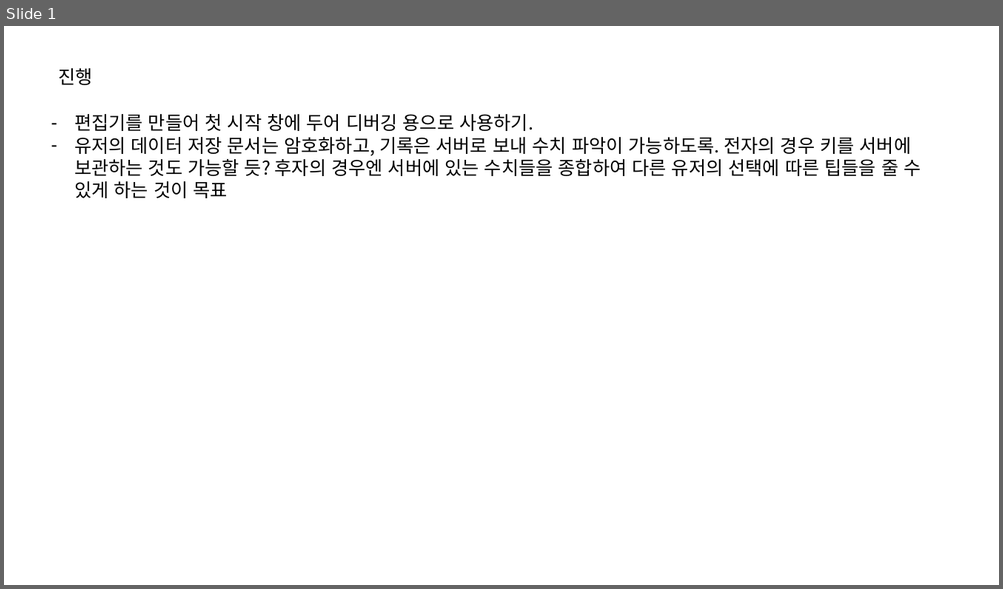
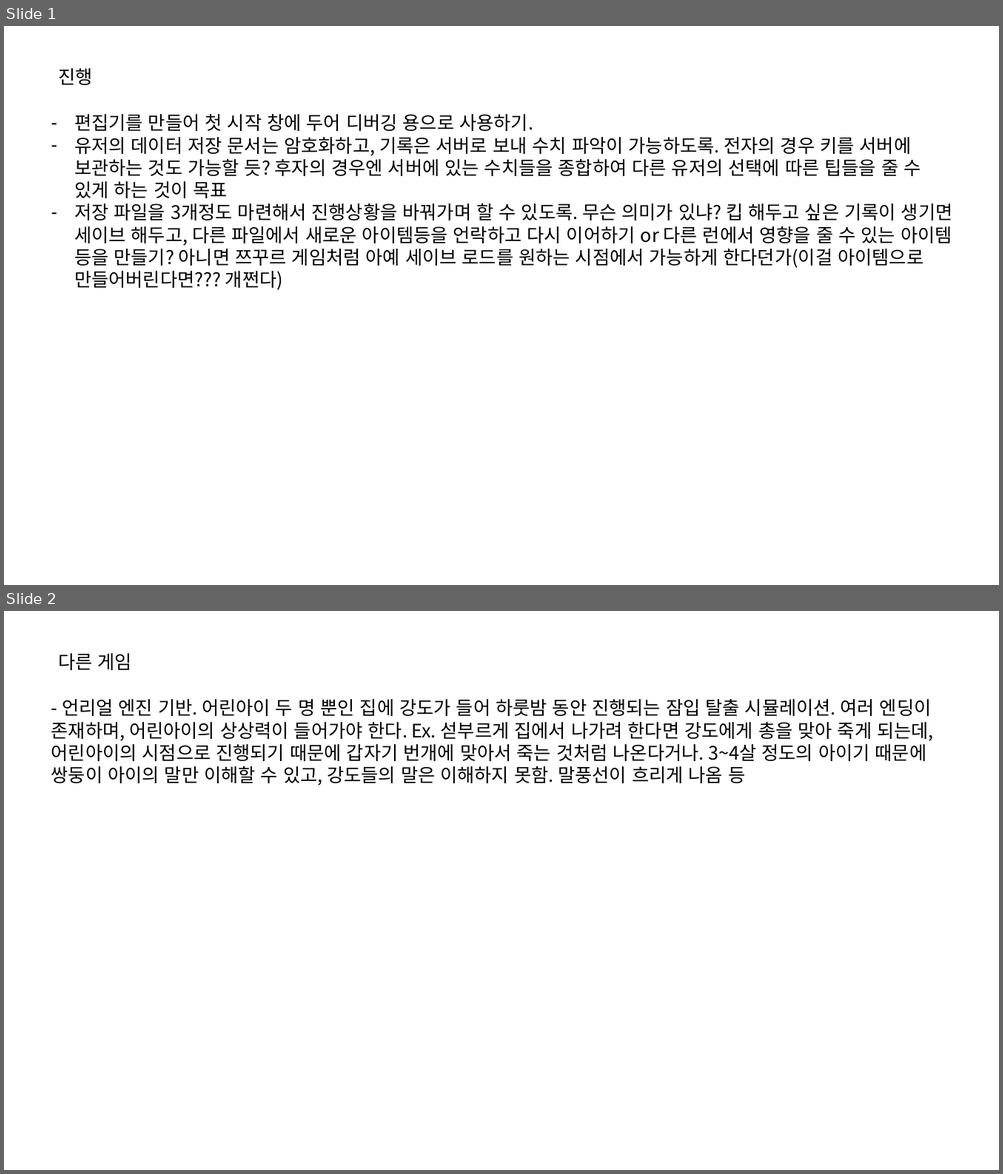
Before and after one commit to IdfKLeh/capstone, a slide deck: 아이디어.pptx. Shown one above the other, each under a label of ours: slide 1 before the commit, slides 1 and 2 after it. The pictures are 1003x589 and 1003x1174 pixels, drawn with LibreOffice and Linux fonts; fonts in the diff are those of the drawing. Boxes give left, top, right and bottom in pixels: in the first picture for what was removed or moved away, otherwise in the second. Text is boxed around its words. In the diff, an @@ line names an element or a change of style, - is before the commit and + after.

Commit message:
아이디어 추가

```diff
--- a/아이디어.pptx
+++ b/아이디어.pptx
@@ slide 2 added at bbox=[4, 611, 999, 1170], background #FFFFFF @@
@@ text added at bbox=[58, 653, 132, 670], 18 pt, text #000000 @@
+다른 게임
@@ text added at bbox=[51, 699, 933, 786], 18 pt, text #000000 @@
+- 언리얼 엔진 기반. 어린아이 두 명 뿐인 집에 강도가 들어 하룻밤 동안 진행되는 잠입 탈출 시뮬레이션. 여러 엔딩이 존재하며, 어린아이의 상상력이 들어가야 한다. Ex. 섣부르게 집에서 나가려 한다면 강도에게 총을 맞아 죽게 되는데, 어린아이의 시점으로 진행되기 때문에 갑자기 번개에 맞아서 죽는 것처럼 나온다거나. 3~4살 정도의 아이기 때문에 쌍둥이 아이의 말만 이해할 수 있고, 강도들의 말은 이해하지 못함. 말풍선이 흐리게 나옴 등
@@ slide 1 changed as well @@
@@ text at bbox=[74, 204, 953, 290]: paragraph added @@
+– 저장 파일을 3개정도 마련해서 진행상황을 바꿔가며 할 수 있도록. 무슨 의미가 있냐? 킵 해두고 싶은 기록이 생기면 세이브 해두고, 다른 파일에서 새로운 아이템등을 언락하고 다시 이어하기 or 다른 런에서 영향을 줄 수 있는 아이템 등을 만들기? 아니면 쯔꾸르 게임처럼 아예 세이브 로드를 원하는 시점에서 가능하게 한다던가(이걸 아이템으로 만들어버린다면??? 개쩐다)
```
Also in this commit, not shown: 1 other file.
